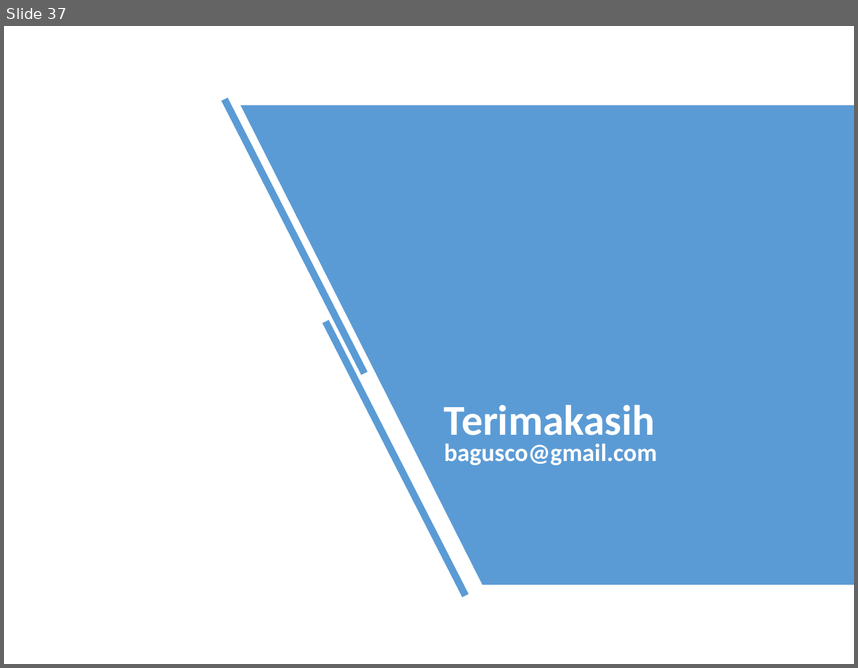
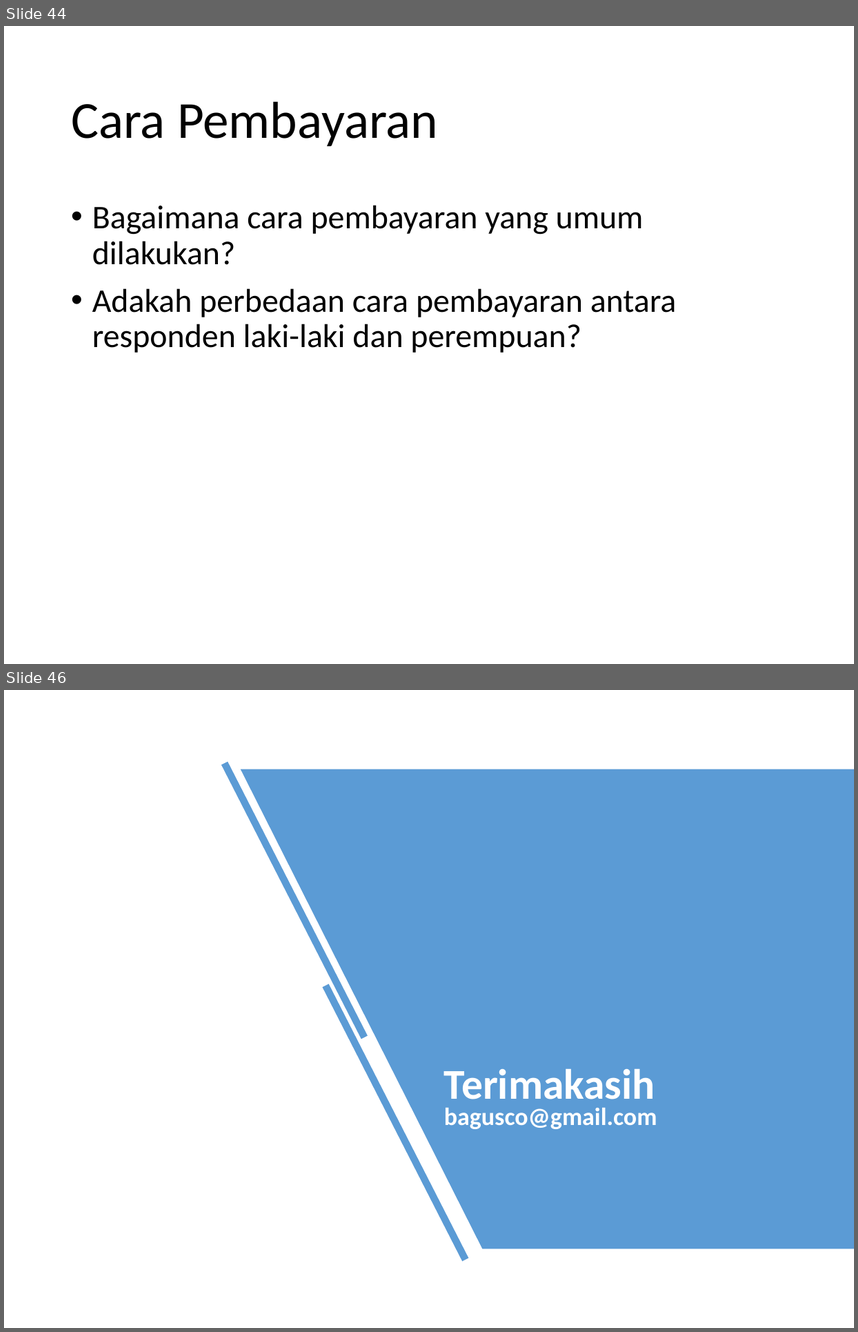
Before and after one commit to bagusco/UAI, a slide deck: Bahan Diskusi di UAI.pptx. Shown one above the other, each under a label of ours: slide 37 before the commit, slides 44 and 46 after it; the slides between them are not shown. The pictures are 858x668 and 858x1332 pixels, drawn with LibreOffice and Linux fonts; fonts in the diff are those of the drawing. Boxes give left, top, right and bottom in pixels: in the first picture for what was removed or moved away, otherwise in the second. Text is boxed around its words. In the diff, an @@ line names an element or a change of style, - is before the commit and + after.

```diff
--- a/Bahan Diskusi di UAI.pptx
+++ b/Bahan Diskusi di UAI.pptx
@@ slide 44 added at [4,26,854,664], background #FFFFFF @@
@@ title added at [71,101,438,146], 44 pt, text #000000 @@
+Cara Pembayaran
@@ text added at [92,205,677,352], 28 pt, text #000000 @@
+• Bagaimana cara pembayaran yang umum dilakukan?
+• Adakah perbedaan cara pembayaran antara responden laki-laki dan perempuan?
@@ what was slide 37 is now slide 46 @@
```
Also in this commit, not shown: 1 slide changed, 10 other slides added, 2 slides removed.
